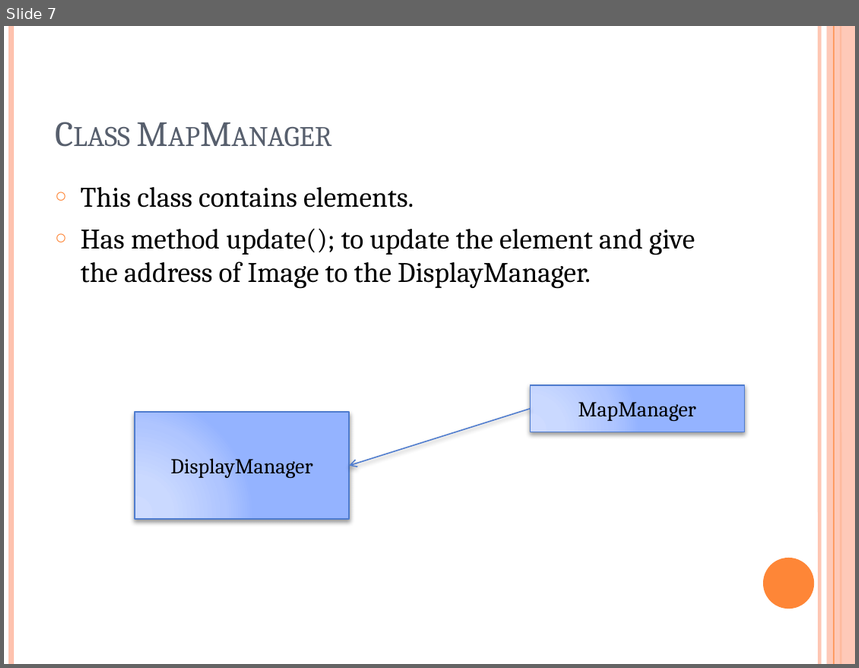
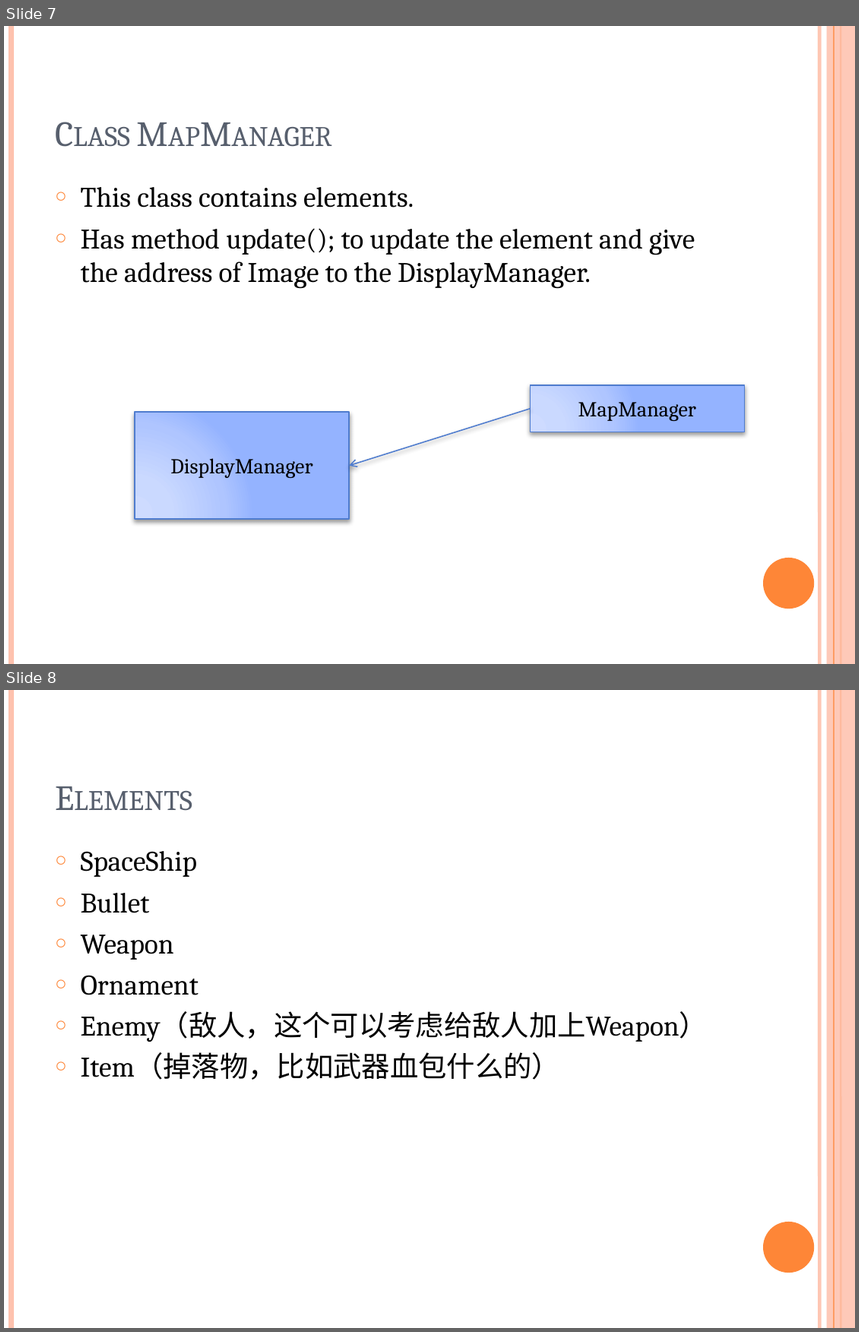
Before and after one commit to fookie/Spacecraft, a slide deck: 公共文件/Spacecraft project.pptx. Shown one above the other, each under a label of ours: slide 7 before the commit, slides 7 and 8 after it. The pictures are 859x668 and 859x1332 pixels, drawn with LibreOffice and Linux fonts; fonts in the diff are those of the drawing. Boxes give left, top, right and bottom in pixels: in the first picture for what was removed or moved away, otherwise in the second. Text is boxed around its words. In the diff, an @@ line names an element or a change of style, - is before the commit and + after.

```diff
--- a/公共文件/Spacecraft project.pptx
+++ b/公共文件/Spacecraft project.pptx
@@ slide 8 added at [4,690,855,1328], background #FFFFFF; not listed: 6 template elements that a slide beside it also shows @@
@@ title added at [47,716,742,822], 30 pt, text #575F6D, small capitals @@
+Elements
@@ text added at [81,851,709,1080], 24 pt, text #000000 @@
+○ SpaceShip
+○ Bullet
+○ Weapon
+○ Ornament
+○ Enemy（敌人，这个可以考虑给敌人加上Weapon）
+○ Item（掉落物，比如武器血包什么的）
```
Also in this commit, not shown: 2 other files.
